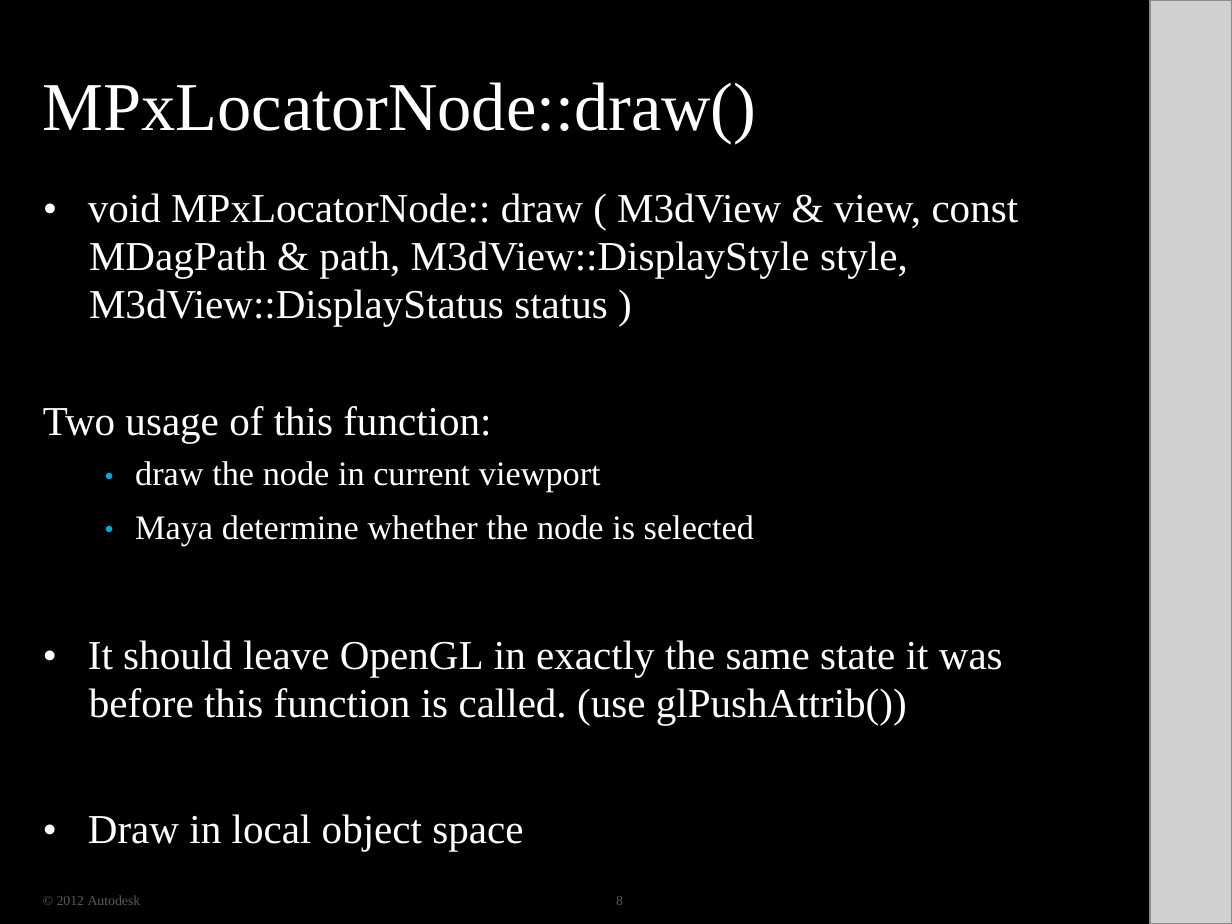
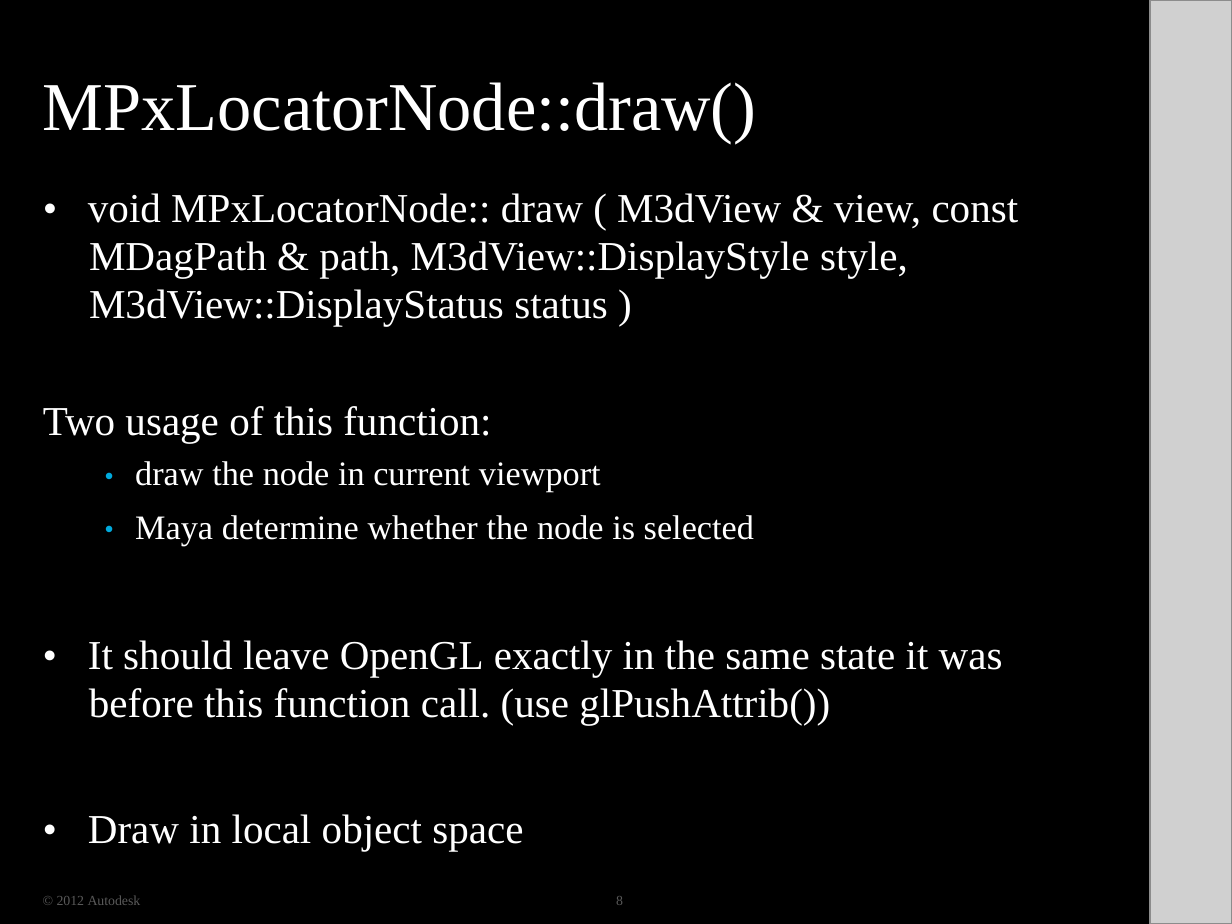
Before and after one commit to ADN-DevTech/Maya-Training-Material, a slide deck: slide 8 of 07_Locator/07_Locator.pptx. Drawn at 1232x924 pixels with LibreOffice and Linux fonts; fonts in the diff are those of the drawing; grey boxes stand for pictures; background and template pictures are left out; a plain dark background stands for a picture behind light text. Boxes give left, top, right and bottom in pixels: in the first picture for what was removed or moved away, otherwise in the second. Text is boxed around its words. In the diff, an @@ line names an element or a change of style, - is before the commit and + after.

```diff
--- a/07_Locator/07_Locator.pptx
+++ b/07_Locator/07_Locator.pptx
@@ text at <box>88,640,1003,725</box>: text changed @@
-• It should leave OpenGL in exactly the same state it was
-before this function is called. (use glPushAttrib())
+• It should leave OpenGL exactly in the same state it was
+before this function call. (use glPushAttrib())
```
Also in this commit, not shown: 4 other slides changed, 8 other files.
